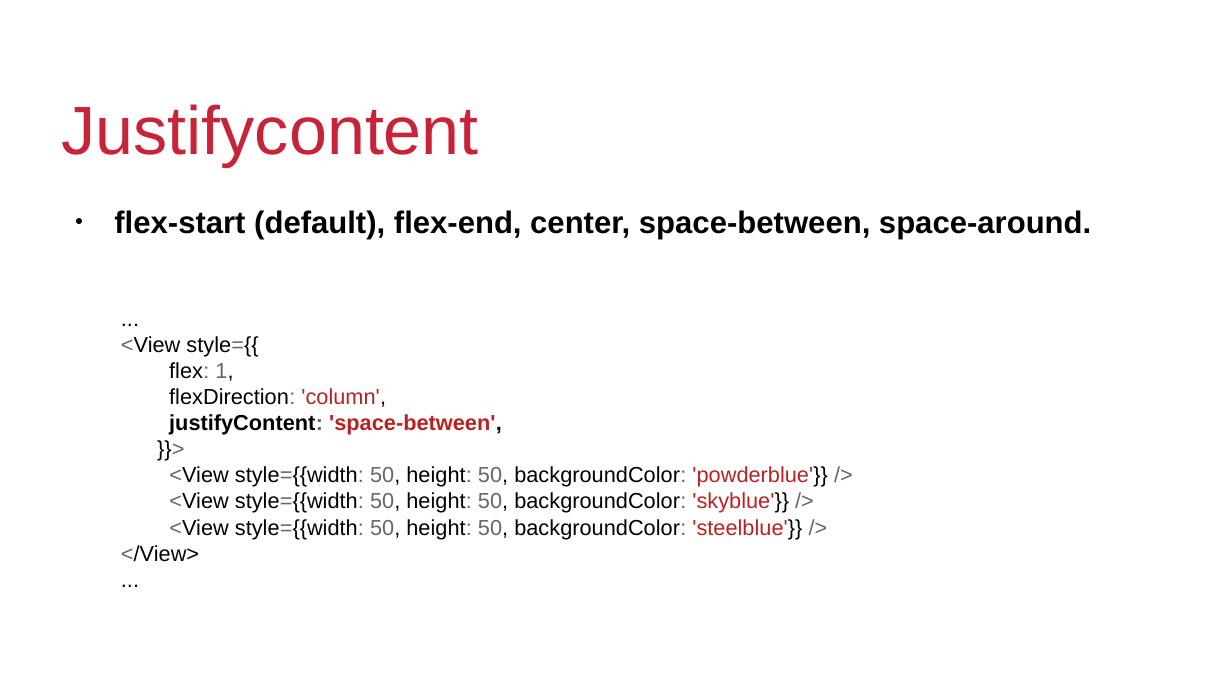
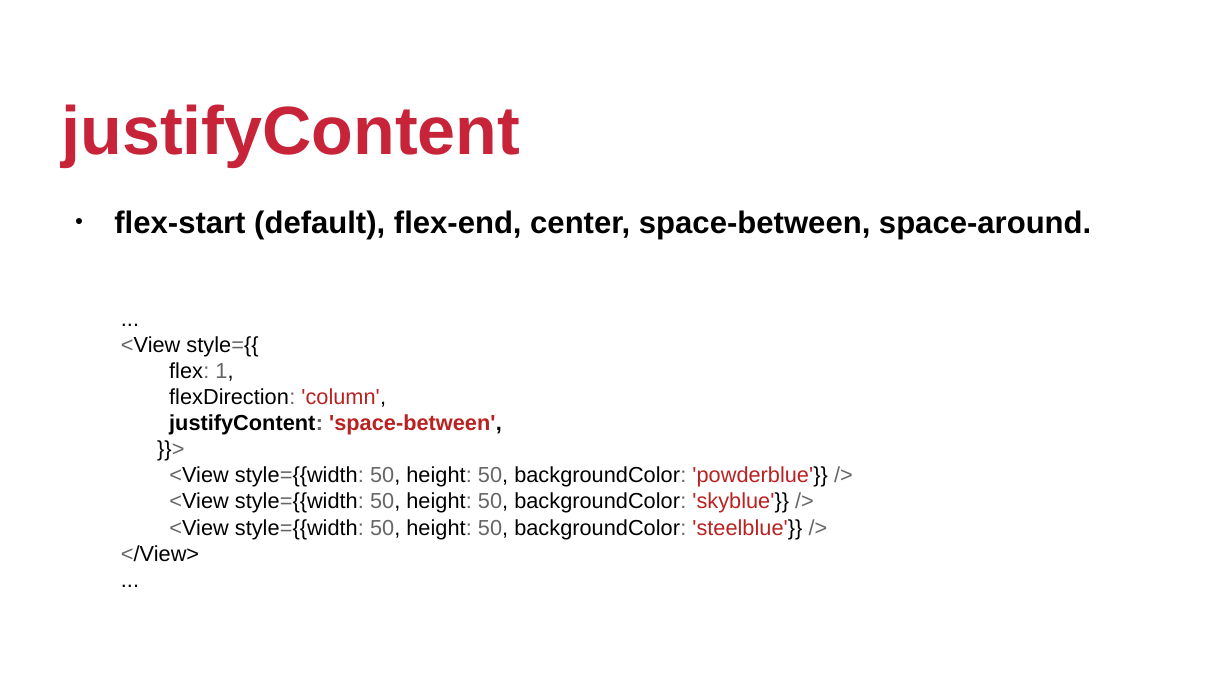
Before and after one commit to johnmagt/PIDM-2019_2, a slide deck: slide 49 of SLIDES/aula01.odp (slide 39 before the commit). Drawn at 1232x693 pixels with LibreOffice and Linux fonts; fonts in the diff are those of the drawing; background and template pictures are left out. Boxes give left, top, right and bottom in pixels: in the first picture for what was removed or moved away, otherwise in the second. Text is boxed around its words. In the diff, an @@ line names an element or a change of style, - is before the commit and + after.

```diff
--- a/SLIDES/aula01.odp
+++ b/SLIDES/aula01.odp
@@ title at [62,104,521,166]: text changed; bold on @@
-Justifycontent
+justifyContent
```
Also in this commit, not shown: 40 other slides changed, 22 slides added, 5 other files.
